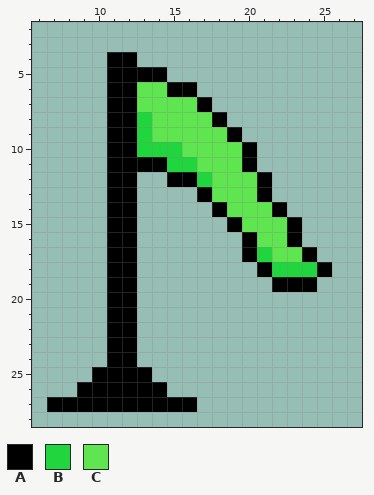
Edited in one commit: pixel-art sprite (images/flag.png). This is how it looked before the edit.
The file is 32x32 pixels. Shown: x 6..27, y 2..28.
Palette (. is transparent): A #000000  B #20d53e  C #5ee54f
And afterwards:
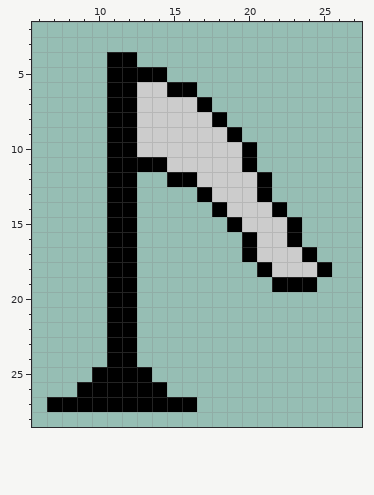
Changes in this commit:
colour C: #5ee54f -> #cccccc
y 8..9: x 13 B -> C
y 10: x 13..15 BBB -> CCC
y 11: x 15..16 BB -> CC
y 12: x 17 B -> C
y 17: x 21 B -> C
y 18: x 22..24 BBB -> CCC
Changed places in both pictures, as pixel boxes (x1, y1, x2, y2):
changed: (137, 82, 317, 277)
